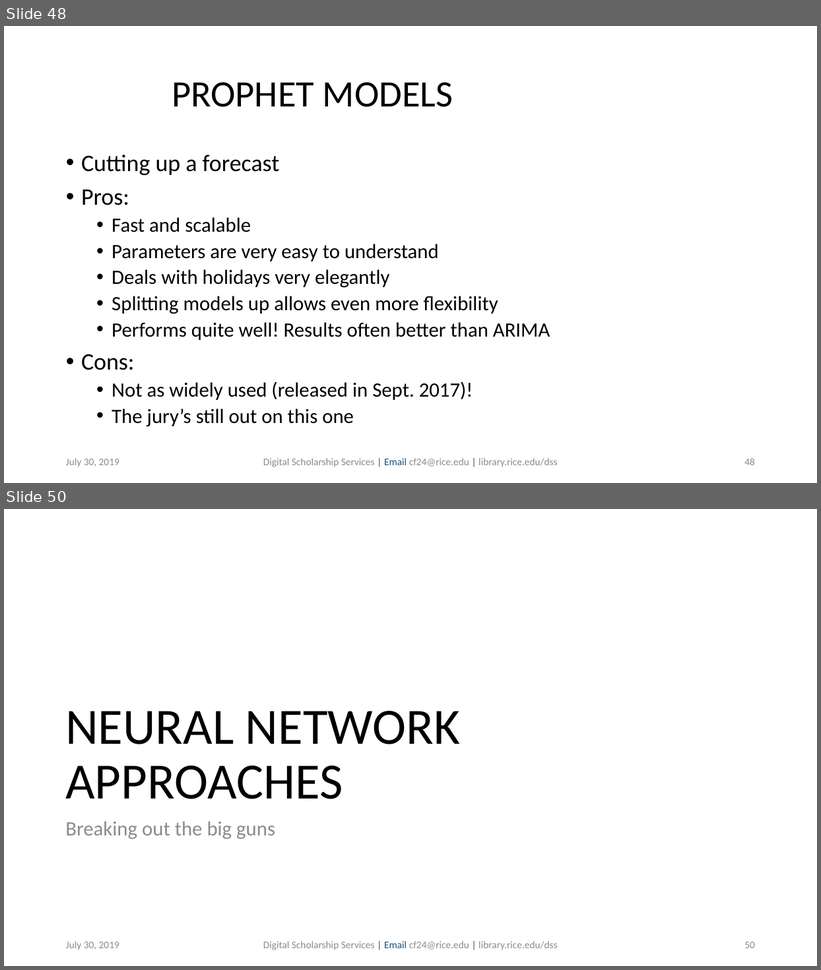
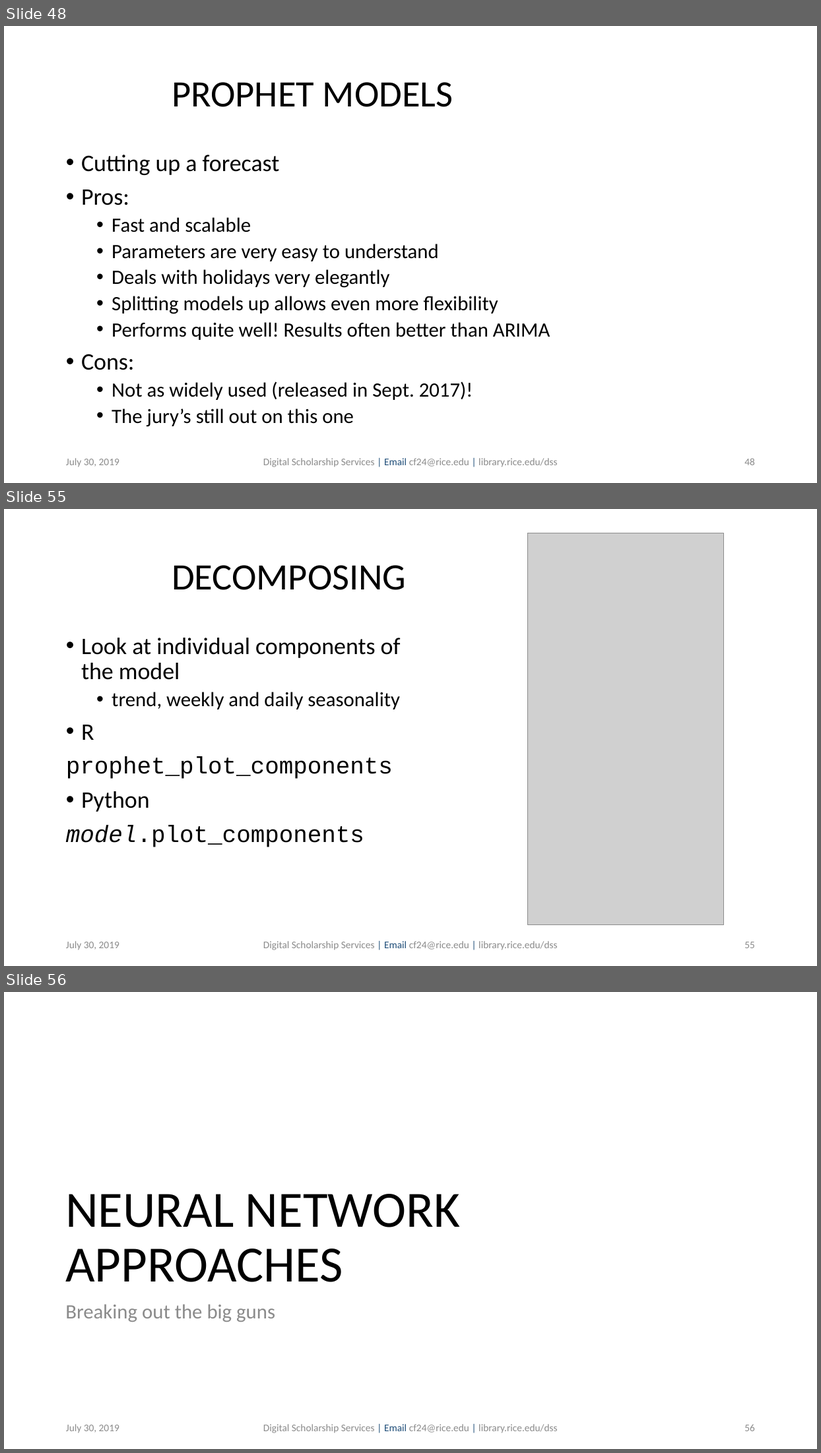
Before and after one commit to bakitybacon/rice-data-and-donuts, a slide deck: tsa/Introduction to Time Series Analysis.pptx. Shown one above the other, each under a label of ours: slides 48 and 50 before the commit, slides 48, 55 and 56 after it; the slides between them are not shown. The pictures are 821x970 and 821x1453 pixels, drawn with LibreOffice and Linux fonts; fonts in the diff are those of the drawing; grey boxes stand for pictures; background and template pictures are left out. Boxes give left, top, right and bottom in pixels: in the first picture for what was removed or moved away, otherwise in the second. Text is boxed around its words. In the diff, an @@ line names an element or a change of style, - is before the commit and + after.

Commit message:
more prophet slides

```diff
--- a/tsa/Introduction to Time Series Analysis.pptx
+++ b/tsa/Introduction to Time Series Analysis.pptx
@@ slide 55 added at [4, 509, 817, 966], background #FFFFFF @@
@@ picture added at [528, 533, 724, 925] @@
@@ title added at [172, 565, 406, 590], 44 pt, text #000000 @@
+DECOMPOSING
@@ text added at [66, 638, 401, 848], 28 pt, text #000000 @@
+• Look at individual components of the model
+  • trend, weekly and daily seasonality
+• R
+prophet_plot_components
+• Python
+model.plot_components
@@ text added at [66, 941, 120, 951], 12 pt, text #8C8C8C @@
+July 30, 2019
@@ text added at [263, 941, 557, 951], 12 pt, text #8C8C8C @@
+Digital Scholarship Services | Email cf24@rice.edu | library.rice.edu/dss
@@ page number added at [745, 942, 755, 949], 12 pt, text #8C8C8C @@
+55
@@ what was slide 50 is now slide 56 @@
@@ page number at [745, 1424, 755, 1432]: text changed @@
-50
+56
```
Also in this commit, not shown: 4 slides changed, 5 other slides added.
